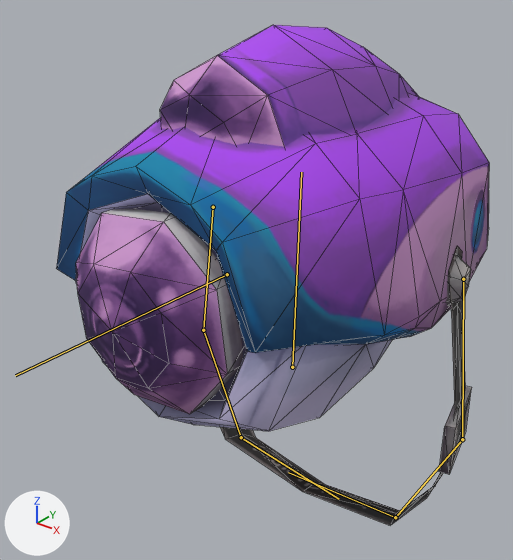
What one commit did to the FBX model Content/Enemy/Junkyard/ParagonLens/paragon_lens.fbx.
One viewpoint serves both versions: a camera (50 mm lens) standing at (0.553, -0.783, 0.617) and looking at (-0.066, -0.01, 0.138). The lights are fixed; the arrows at lower left show +X, +Y and +Z. The first picture is the older version. Both versions are drawn at frame 9 of the action 'P_Lens|Charging'; the numbers are the values there. The bones that change, and the others that lie on the model, are drawn over the model as lines. Mesh edges are drawn as thin lines.

In view in the first picture: 'ParagonLens'.
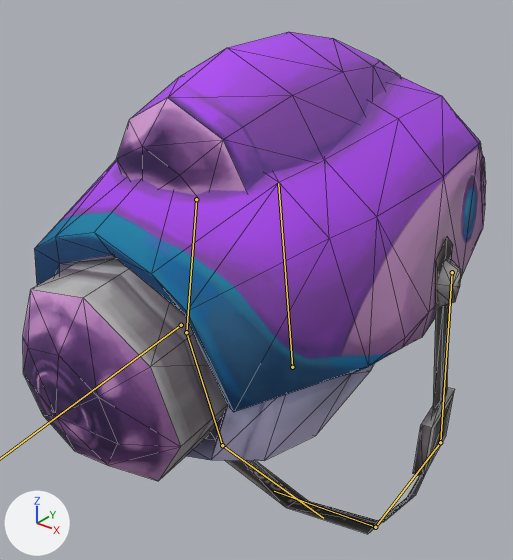
Location of each change, [x1, y1, x2, y2] in pixels of the pictures (513 x 560 px):
'ParagonLens', posed (7% wider): before [56, 25, 489, 526]; after [23, 32, 486, 534]
bone 'Main', root to tip: before (292, 367) to (301, 172); after (292, 367) to (278, 183)
bone 'R_Strap01', root to tip: before (213, 207) to (203, 330); after (196, 199) to (186, 332)
bone 'R_Strap02', root to tip: before (203, 330) to (241, 437); after (186, 332) to (222, 445)
bone 'R_Strap03', root to tip: before (241, 437) to (339, 499); after (222, 445) to (323, 518)
bone 'L_Strap01', root to tip: before (463, 279) to (462, 439); after (452, 272) to (440, 442)
bone 'L_Strap02', root to tip: before (462, 439) to (395, 517); after (440, 442) to (375, 527)
bone 'L_Strap03', root to tip: before (395, 517) to (288, 472); after (375, 527) to (274, 491)

The change, as a list of edits to the scene's bpy script:
```text
Change bone_main:
    where bone_main = bpy.data.objects['P_Lens'].pose.bones['Main']
    bone_main.rotation_quaternion: (1.0, 0.0, 0.0, 0.013) -> (0.997, 0.0, 0.0, -0.071)  # degrees (0, 0, 1) -> degrees (0, 0, -8)
Change bone_r_strap01:
    where bone_r_strap01 = bpy.data.objects['P_Lens'].pose.bones['R_Strap01']  # child of 'Main'
    bone_r_strap01.location: (0.0, 0.0, 0.0) -> (-0.005, -0.016, 0.001)
    bone_r_strap01.rotation_quaternion: (1.0, 0.015, 0.0, -0.012) -> (0.995, -0.003, -0.015, 0.101)  # degrees (2, 0, -1) -> degrees (0, -2, 12)
Change bone_r_strap02:
    where bone_r_strap02 = bpy.data.objects['P_Lens'].pose.bones['R_Strap02']  # child of 'R_Strap01'
    bone_r_strap02.rotation_quaternion: (0.999, -0.002, 0.001, -0.039) -> (1.0, 0.006, -0.004, -0.005)  # degrees (0, 0, -4) -> degrees (1, 0, -1)
Change bone_r_strap03:
    where bone_r_strap03 = bpy.data.objects['P_Lens'].pose.bones['R_Strap03']  # child of 'R_Strap02'
    bone_r_strap03.rotation_quaternion: (0.999, 0.001, 0.0, -0.032) -> (0.996, -0.003, 0.001, -0.09)  # degrees (0, 0, -4) -> degrees (0, 0, -10)
Change bone_lens:
    where bone_lens = bpy.data.objects['P_Lens'].pose.bones['Lens']  # child of 'Main'
    bone_lens.location: (0.0, -0.122, 0.0) -> (0.0, -0.069, 0.0)
    bone_lens.rotation_quaternion: (0.992, 0.0, -0.13, 0.0) -> (0.091, 0.0, 0.996, 0.0)  # degrees (0, -15, 0) -> degrees (0, 170, 0)
Change bone_l_strap01:
    where bone_l_strap01 = bpy.data.objects['P_Lens'].pose.bones['L_Strap01']  # child of 'Main'
    bone_l_strap01.location: (0.0, 0.0, 0.0) -> (-0.005, -0.016, -0.001)
    bone_l_strap01.rotation_quaternion: (1.0, -0.015, 0.0, -0.012) -> (0.995, 0.003, 0.015, 0.101)  # degrees (-2, 0, -1) -> degrees (0, 2, 12)
Change bone_l_strap02:
    where bone_l_strap02 = bpy.data.objects['P_Lens'].pose.bones['L_Strap02']  # child of 'L_Strap01'
    bone_l_strap02.rotation_quaternion: (0.999, -0.002, -0.001, 0.039) -> (1.0, 0.006, 0.004, 0.005)  # degrees (0, 0, 4) -> degrees (1, 0, 1)
Change bone_l_strap03:
    where bone_l_strap03 = bpy.data.objects['P_Lens'].pose.bones['L_Strap03']  # child of 'L_Strap02'
    bone_l_strap03.rotation_quaternion: (0.999, -0.001, 0.0, -0.032) -> (0.996, 0.003, 0.0, -0.09)  # degrees (0, 0, -4) -> degrees (0, 0, -10)
```
